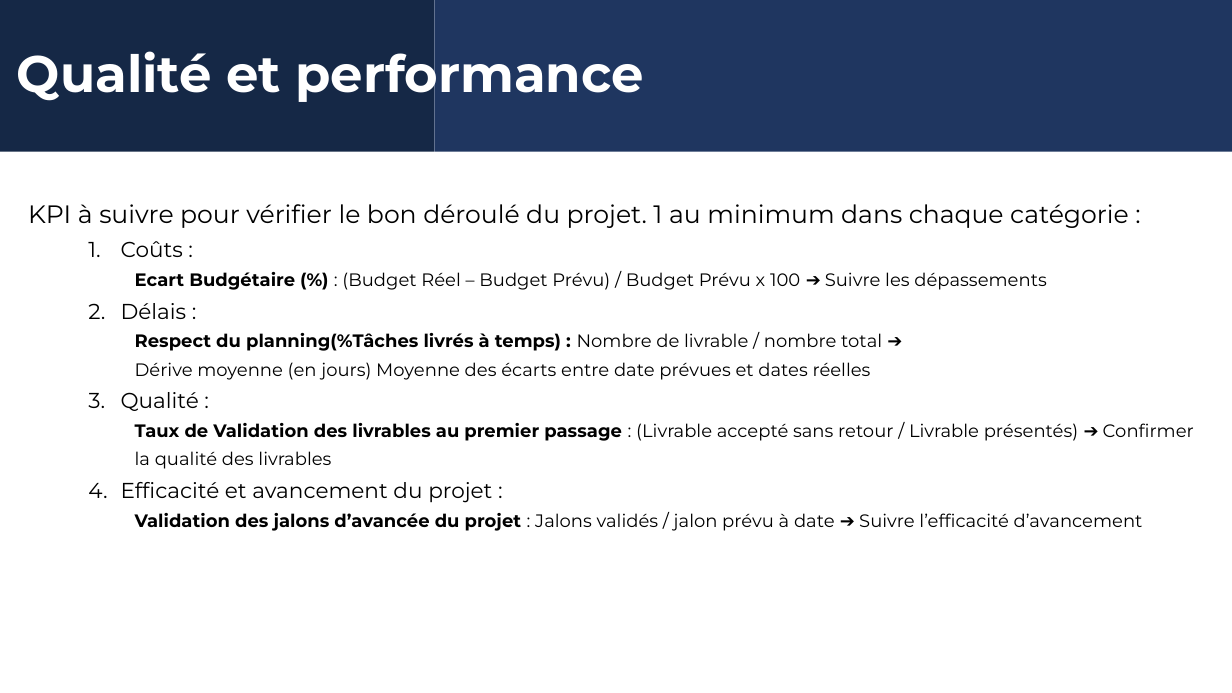
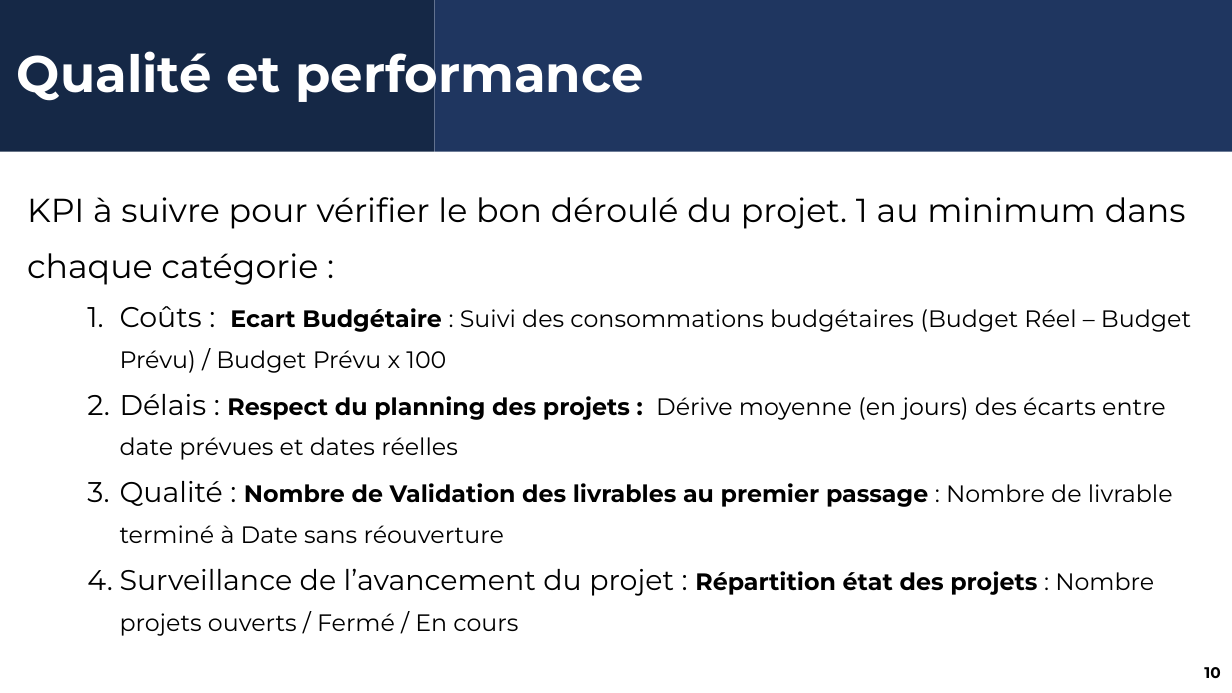
Before and after one commit to Rom1du62/rom1du62.github.io, a slide deck: slide 10 of Realisation_portfolio/Cahier des charges.pptx. Drawn at 1232x693 pixels with LibreOffice and Linux fonts; fonts in the diff are those of the drawing; background and template pictures are left out. Boxes give left, top, right and bottom in pixels: in the first picture for what was removed or moved away, otherwise in the second. Text is boxed around its words. In the diff, an @@ line names an element or a change of style, - is before the commit and + after.

```diff
--- a/Realisation_portfolio/Cahier des charges.pptx
+++ b/Realisation_portfolio/Cahier des charges.pptx
@@ text "KPI à suivre pour vérifier ...": place and size @@
-text "KPI à suivre pour vérifier ..." at (28, 204, 1194, 531)
+text "KPI à suivre pour vérifier ..." at (27, 197, 1191, 636)
@@ text at (27, 197, 1186, 285): size 19.6 to 25.9 pt in "KPI à suivre pour vérifier le bon ..."; line spacing 1.3 to 1.4 @@
@@ text at (120, 306, 1191, 636): text changed; size 14 to 18.5 pt @@
-1. Coûts :
-  Ecart Budgétaire (%) : (Budget Réel – Budget Prévu) / Budget Prévu x 100 ➔ Suivre les dépassements
-2. Délais :
-  Respect du planning(%Tâches livrés à temps) : Nombre de livrable / nombre total ➔
-  Dérive moyenne (en jours) Moyenne des écarts entre date prévues et dates réelles
-3. Qualité :
-  Taux de Validation des livrables au premier passage : (Livrable accepté sans retour / Livrable présentés) ➔ Confirmer la qualité des livrables
-4. Efficacité et avancement du projet :
-  Validation des jalons d’avancée du projet : Jalons validés / jalon prévu à date ➔ Suivre l’efficacité d’avancement
+1. Coûts : Ecart Budgétaire : Suivi des consommations budgétaires (Budget Réel – Budget Prévu) / Budget Prévu x 100
+2. Délais : Respect du planning des projets : Dérive moyenne (en jours) des écarts entre date prévues et dates réelles
+3. Qualité : Nombre de Validation des livrables au premier passage : Nombre de livrable terminé à Date sans réouverture
+4. Surveillance de l’avancement du projet : Répartition état des projets : Nombre projets ouverts / Fermé / En cours
@@ page number added at (1204, 667, 1220, 678), 12 pt, text #000000, bold @@
+10
```
Also in this commit, not shown: 9 other slides changed, 1 slide added, 4 other files.
